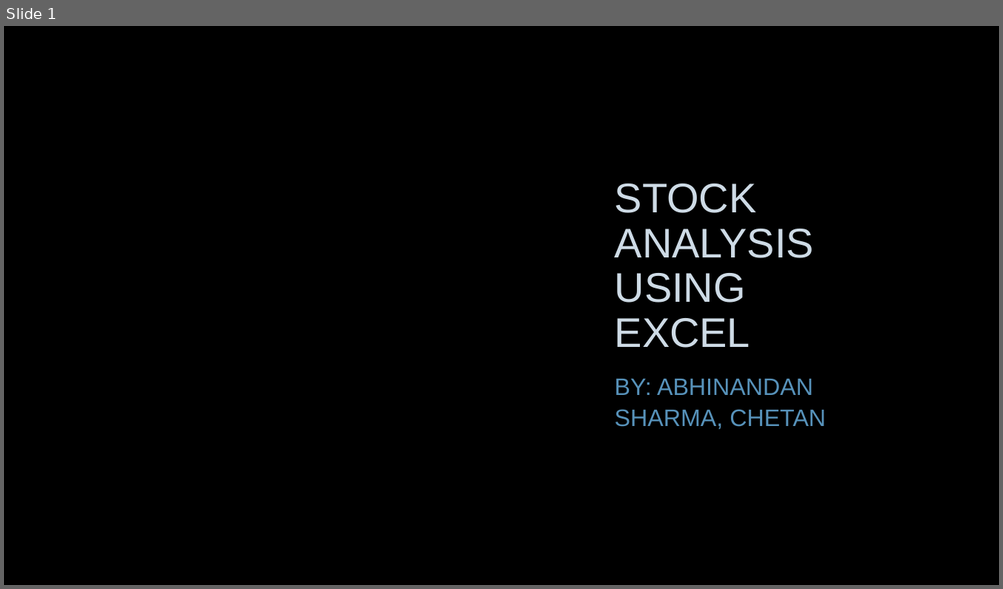
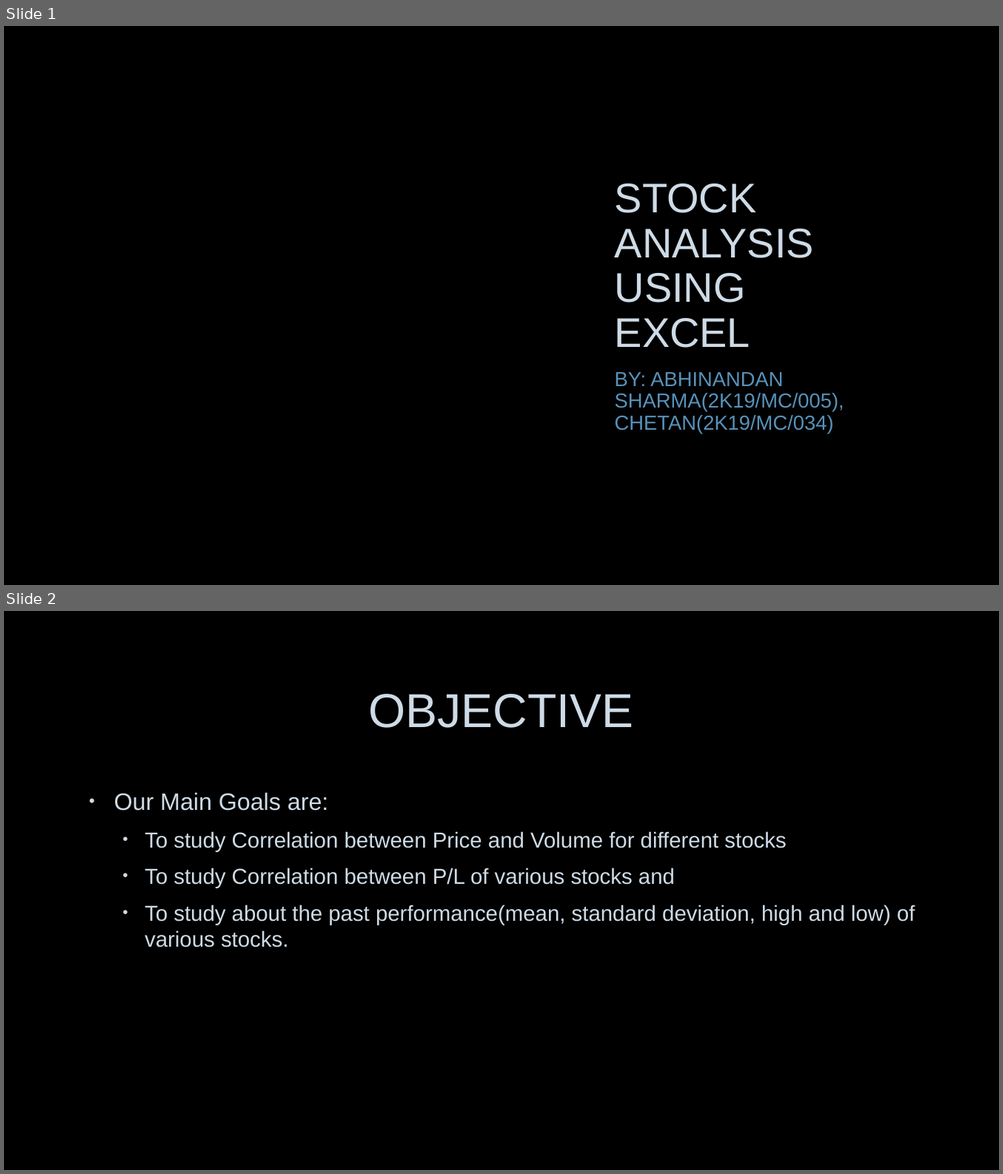
Before and after one commit to abhi-824/probability_stats, a slide deck: STOCK ANALYSIS USING EXCEL.pptx. Shown one above the other, each under a label of ours: slide 1 before the commit, slides 1 and 2 after it. The pictures are 1003x589 and 1003x1174 pixels, drawn with LibreOffice and Linux fonts; fonts in the diff are those of the drawing; background and template pictures are left out. Boxes give left, top, right and bottom in pixels: in the first picture for what was removed or moved away, otherwise in the second. Text is boxed around its words. In the diff, an @@ line names an element or a change of style, - is before the commit and + after.

```diff
--- a/STOCK ANALYSIS USING EXCEL.pptx
+++ b/STOCK ANALYSIS USING EXCEL.pptx
@@ slide 2 added at box(4, 611, 999, 1170), background picture (left out) @@
@@ title added at box(369, 694, 633, 728), 46 pt, text #CEDBE6 @@
+OBJECTIVE
@@ text added at box(114, 792, 914, 948), 21 pt, text #CEDBE6 @@
+• Our Main Goals are:
+  • To study Correlation between Price and Volume for different stocks
+  • To study Correlation between P/L of various stocks and
+  • To study about the past performance(mean, standard deviation, high and low) of various stocks.
@@ slide 1 changed as well @@
@@ subtitle at box(614, 372, 844, 434): text changed; size 23 to 19.6 pt @@
-BY: ABHINANDAN SHARMA, CHETAN
+BY: ABHINANDAN SHARMA(2K19/MC/005), CHETAN(2K19/MC/034)
```
Also in this commit, not shown: 14 other slides changed, 2 other slides added, 4 slides removed, 2 other files.
